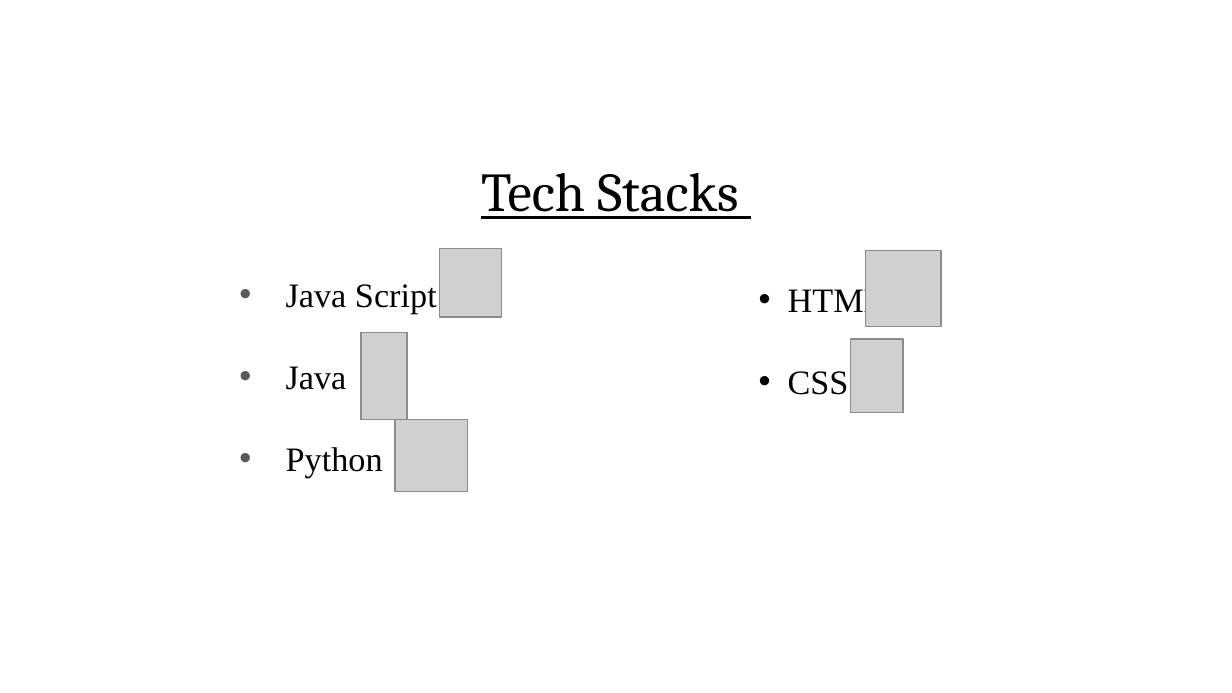
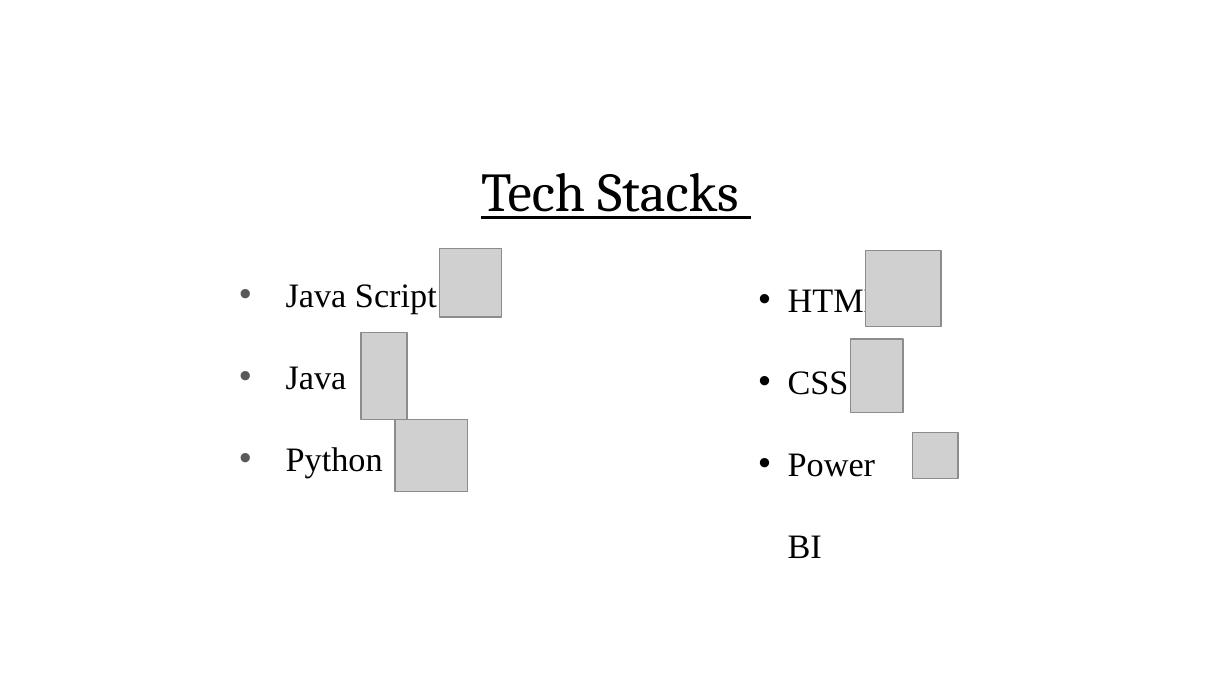
Before and after one commit to Hemangi-Rudhankar/EROOR501, a slide deck: slide 5 of EROOR501.pptx. Drawn at 1232x693 pixels with LibreOffice and Linux fonts; fonts in the diff are those of the drawing; grey boxes stand for pictures; background and template pictures are left out. Boxes give left, top, right and bottom in pixels: in the first picture for what was removed or moved away, otherwise in the second. Text is boxed around its words. In the diff, an @@ line names an element or a change of style, - is before the commit and + after.

```diff
--- a/EROOR501.pptx
+++ b/EROOR501.pptx
@@ picture added at (912, 432, 957, 478) @@
@@ text at (788, 453, 875, 558): paragraph added @@
+• Power BI
```
